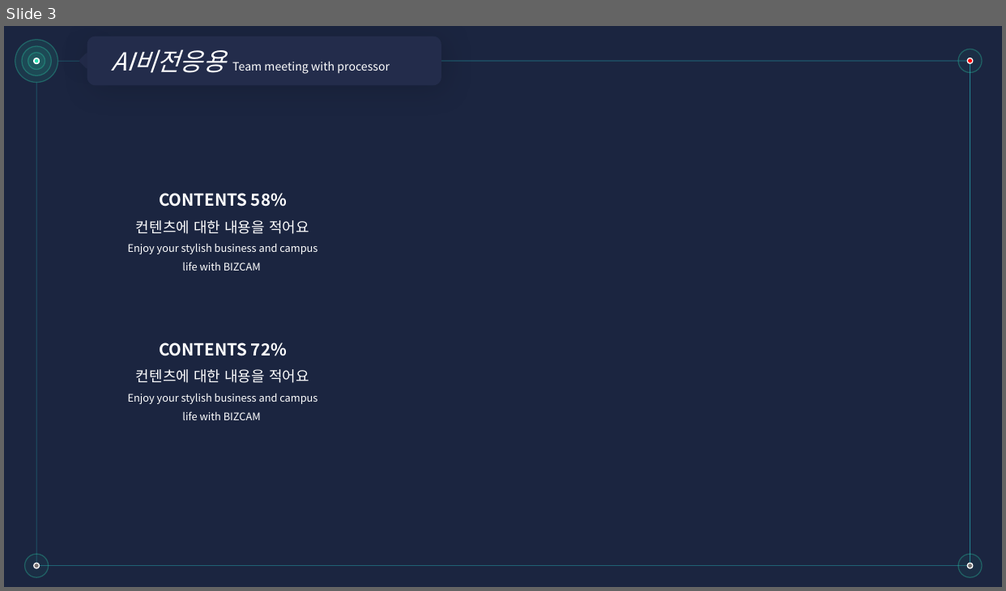
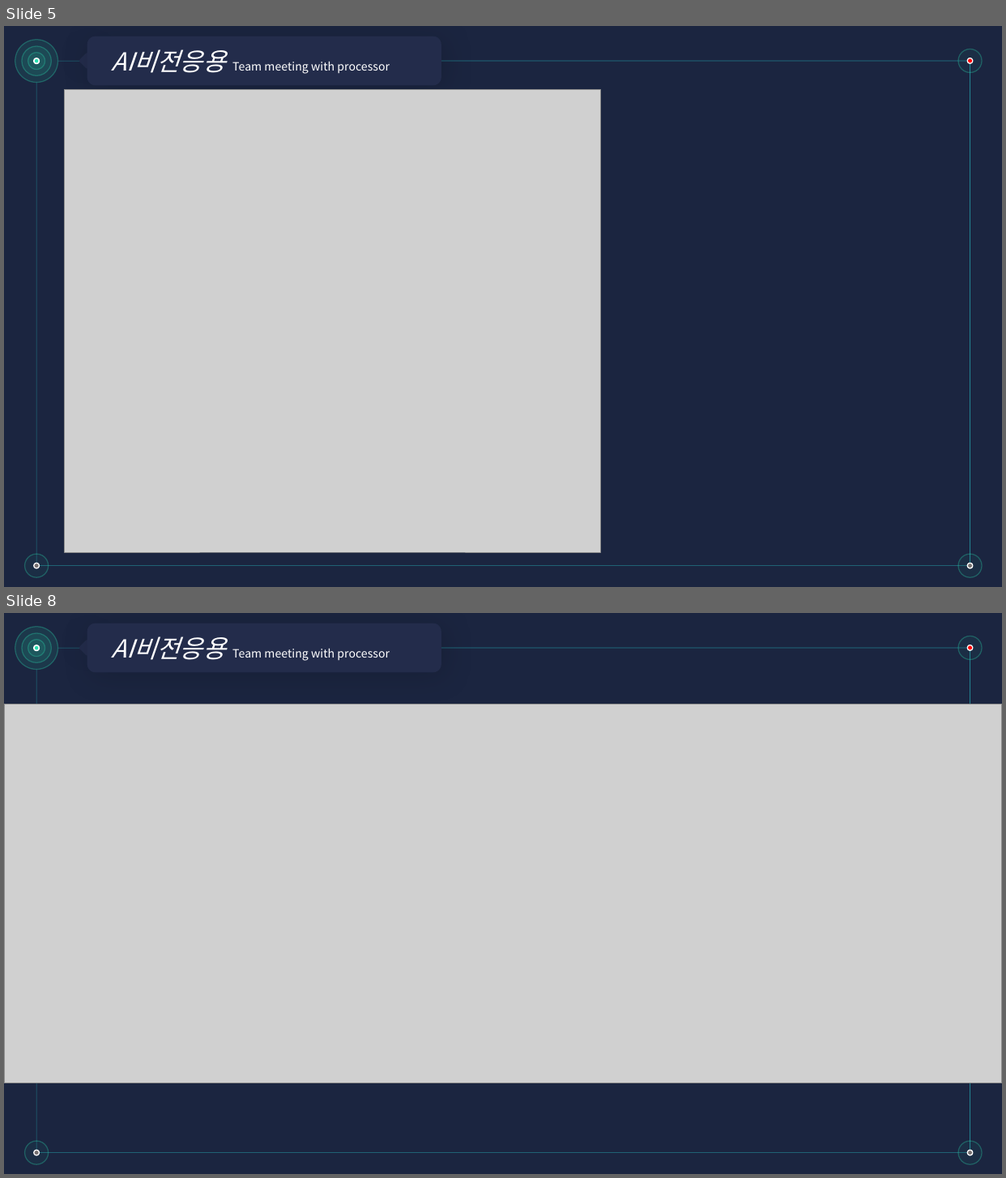
Before and after one commit to dandeeAndy/AI_Vision_application, a slide deck: 팀플/9월27일발표ppt.pptx. Shown one above the other, each under a label of ours: slide 3 before the commit, slides 5 and 8 after it; the slides between them are not shown. The pictures are 1006x591 and 1006x1178 pixels, drawn with LibreOffice and Linux fonts; fonts in the diff are those of the drawing; grey boxes stand for pictures. Boxes give left, top, right and bottom in pixels: in the first picture for what was removed or moved away, otherwise in the second. Text is boxed around its words. In the diff, an @@ line names an element or a change of style, - is before the commit and + after.

```diff
--- a/팀플/9월27일발표ppt.pptx
+++ b/팀플/9월27일발표ppt.pptx
@@ slide 8 added at bbox=[4, 613, 1002, 1174], background #1B2540 @@
@@ rounded rectangle added at bbox=[87, 624, 441, 673], fill #232C4B, 11 pt, text #FFFFFF @@
+AI비전응용 Team meeting with processor
@@ picture added at bbox=[4, 705, 1002, 1084] @@
@@ group added at bbox=[15, 627, 982, 1165]: 10 ellipses, 4 lines, 1 rounded rectangle @@
@@ what was slide 3 is now slide 5 @@
@@ slide 5 changed as well @@
@@ picture added at bbox=[65, 90, 601, 553] @@
@@ text removed at bbox=[128, 193, 317, 271] @@
-CONTENTS 58%
-컨텐츠에 대한 내용을 적어요
-Enjoy your stylish business and campus life with BIZCAM
@@ text removed at bbox=[128, 343, 317, 420] @@
-CONTENTS 72%
-컨텐츠에 대한 내용을 적어요
-Enjoy your stylish business and campus life with BIZCAM
```
Also in this commit, not shown: 3 other slides changed, 4 other slides added, 1 slide removed, 3 other files.
